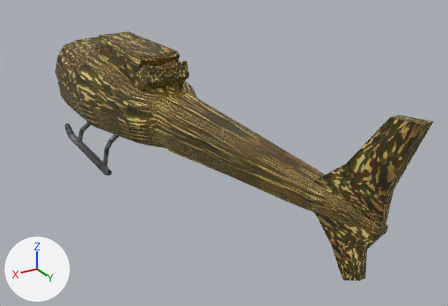
The Blender file helicopter2.blend: old version first, new version second.
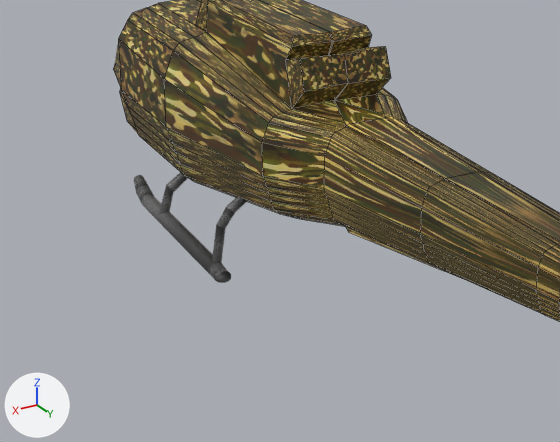
There are two pictures of each version: one whole from a camera (50 mm lens) standing at (3.49, 8.93, 2.89) and looking at (-0.46, 2.35, -0.4), one close up on the part from 0% to 61% of the width and 13% to 83% of the height. Lighting does not change. The marker at lower left points along +X, +Y and +Z. The close-ups show mesh edges as thin lines.
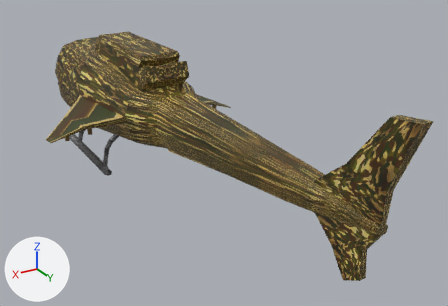
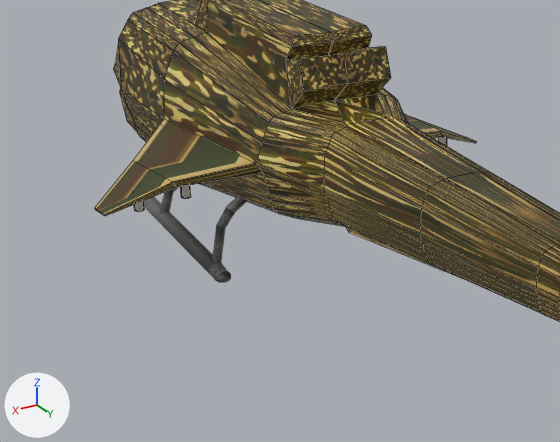
Commit message: Preparada asa e suporte para torpedo

What differs and where, as boxes (x1, y1, x2, y2) in the close-ups (560 x 442 px):
'Cube', reshaped: before (114, 0, 560, 322); after (94, 0, 560, 322)
part 1 of me_cube_001, added: after (181, 185, 191, 199)
part 2 of me_cube_001, added: after (134, 137, 447, 212)
part 3 of me_cube_001, built on: before (119, 40, 329, 204); after (94, 40, 477, 216)

The change in detail:
me_cube_001 is used by ob_cube; location (-0.033, 1.481, 0.107); scale (0.172, 0.172, 0.172).
me_cube_001 had 262 vertices, 259 faces and spanned x -1.0..3.9, y -22.2..26.2, z -5.3..6.8.
me_cube_001 now has 398 vertices, 335 faces and spans x -1.0..8.6, y -22.2..26.2, z -5.3..6.8.
me_cube_001 part 1: a new loose piece, a 32-sided cylinder along z spanning x 4.74..5.12, y -4.79..-4.41, z -3.12..-1.83, in mat_textura_jpg (picture img_textura_jpg).
me_cube_001 part 2: a new loose piece, a 32-sided cylinder along z spanning x 6.82..7.2, y -4.41..-4.03, z -3.13..-2.34, in mat_textura_jpg (picture img_textura_jpg).
Part 3, on me_cube_001:
1 face is deleted.
4 vertices move from x 3.0..3.9, y -9.8..-0.5, z -2.5..-1.2 to x 3.1..3.9, y -9.8..-0.5, z -2.1..-0.7.
8 vertices are added at x 5.9..8.6, y -6.9..-2.6, z -3.1..-1.6.
9 new faces join them.
